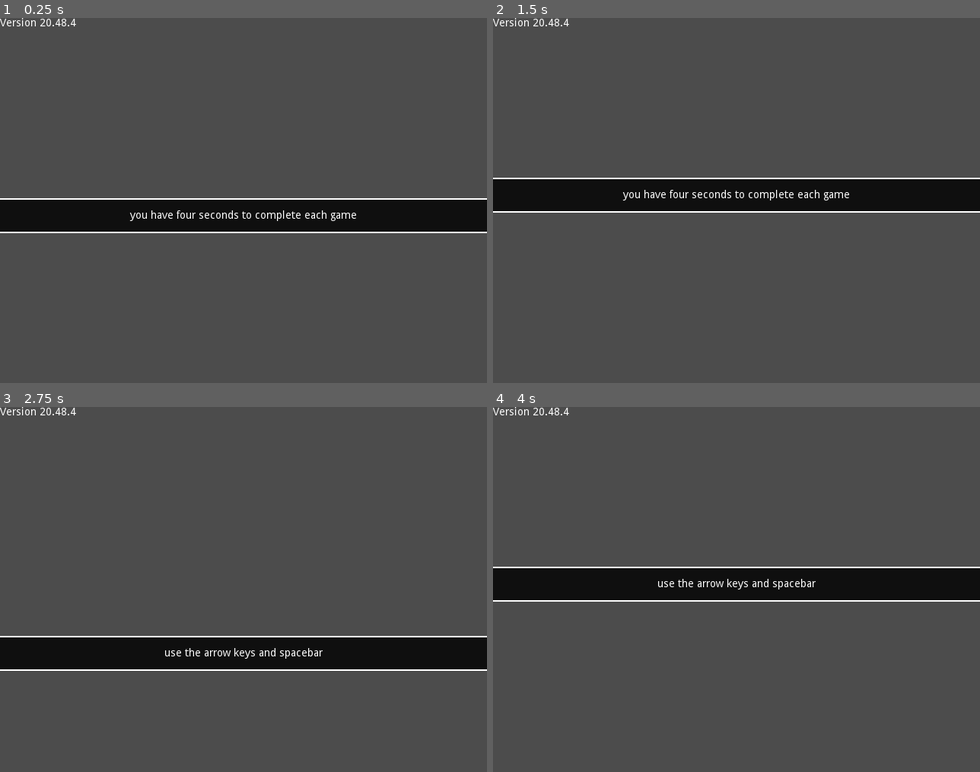
Above: before the commit, frames 1-4 (two rows, left to right).
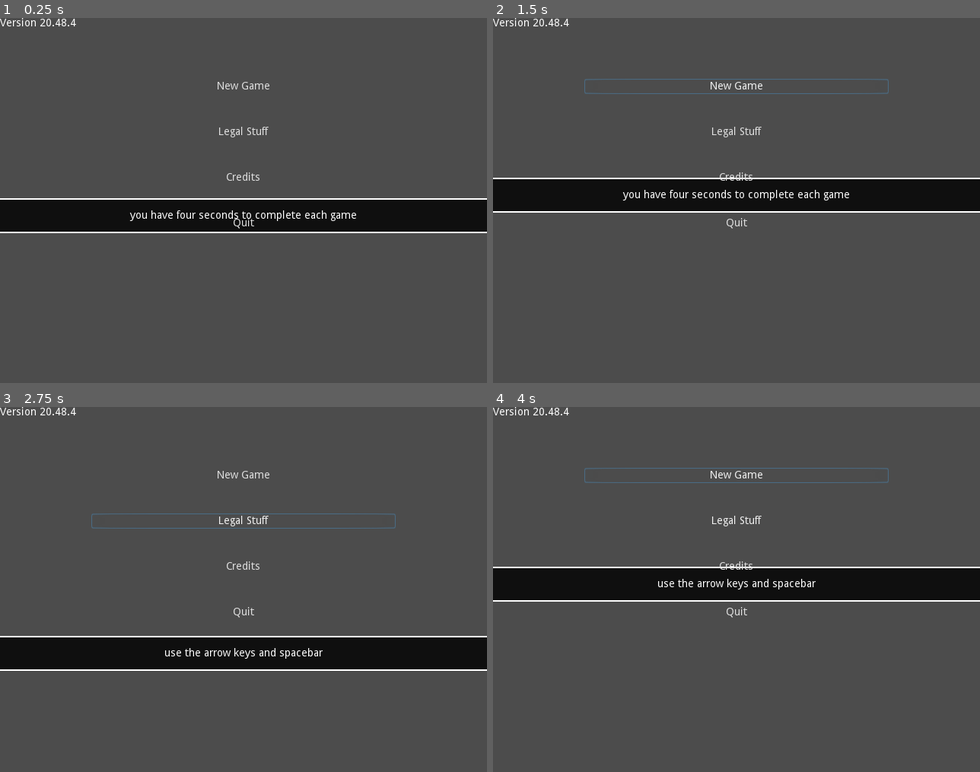
Above: after the commit, the same moments.

Repository: swashdev/minigame-madness
Game: Godot game, scene res://master/scenes/master.tscn
Two runs of this game, one before a commit and one after it. Both use one fixed random seed, a clock stepped at 60 frames per second and the inputs below.
Inputs (mouse positions are in pixels of both pictures, inside the frame that each line leads up to):
- Up to frame 1 (0.25 s): no input
- Up to frame 2 (1.5 s): click (736, 87) at 0.5 s, where only the run after the commit has a clickable "New Game"; click (736, 87) at 1.25 s, where only the run after the commit has a clickable "New Game"
- Up to frame 3 (2.75 s): click (243, 520) at 2 s, where only the run after the commit has a clickable "Legal Stuff"
- Up to frame 4 (4 s): hold Space (action) 2.78-3.53 s; hold Right (move_right) from 2.78 s (still down); tap Up (move_up) at 3.02, 3.77 s; tap Enter at 3.5 s; tap Space (action) at 3.6 s

The runs differ from the first frame. In frame 1, 0.3% of the frame differs, in the area x 44-56%, y 17-58%; in frame 2, 0.6%; in frame 3, 0.6%, in the area x 18-82%, y 17-58%; in frame 4, 0.6%.

Commit message:
[MASTER] add a MainMenu to Master.

Diff:
--- a/master/scenes/master.tscn
+++ b/master/scenes/master.tscn
@@ -1,12 +1,15 @@
-[gd_scene load_steps=3 format=2]
+[gd_scene load_steps=4 format=2]
 
 [ext_resource path="res://master/scenes/main.tscn" type="PackedScene" id=1]
 [ext_resource path="res://master/scripts/master.gd" type="Script" id=2]
+[ext_resource path="res://master/scenes/menus/main_menu.tscn" type="PackedScene" id=3]
 
 [node name="Master" type="Node"]
 script = ExtResource( 2 )
 
 [node name="Main" parent="." instance=ExtResource( 1 )]
+
+[node name="MainMenu" parent="." instance=ExtResource( 3 )]
 
 [node name="VersionNumber" type="Label" parent="."]
 margin_right = 40.0
